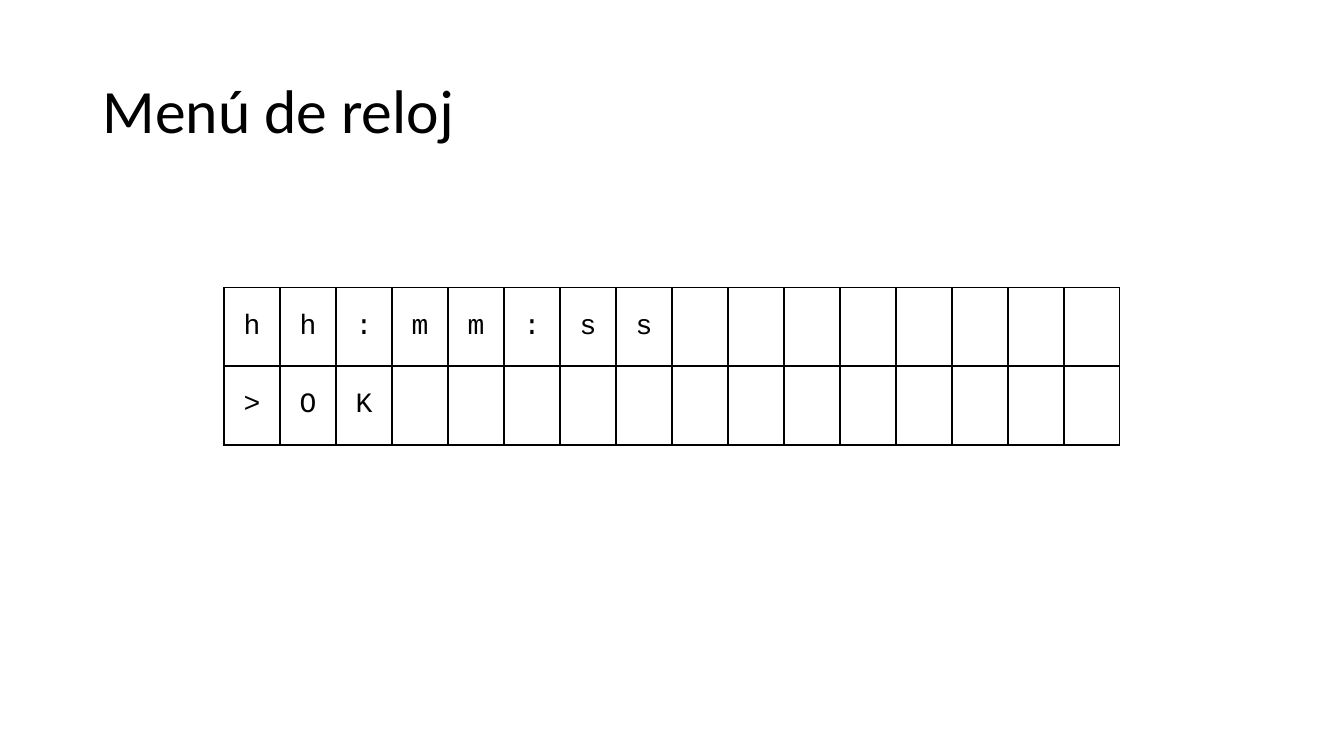
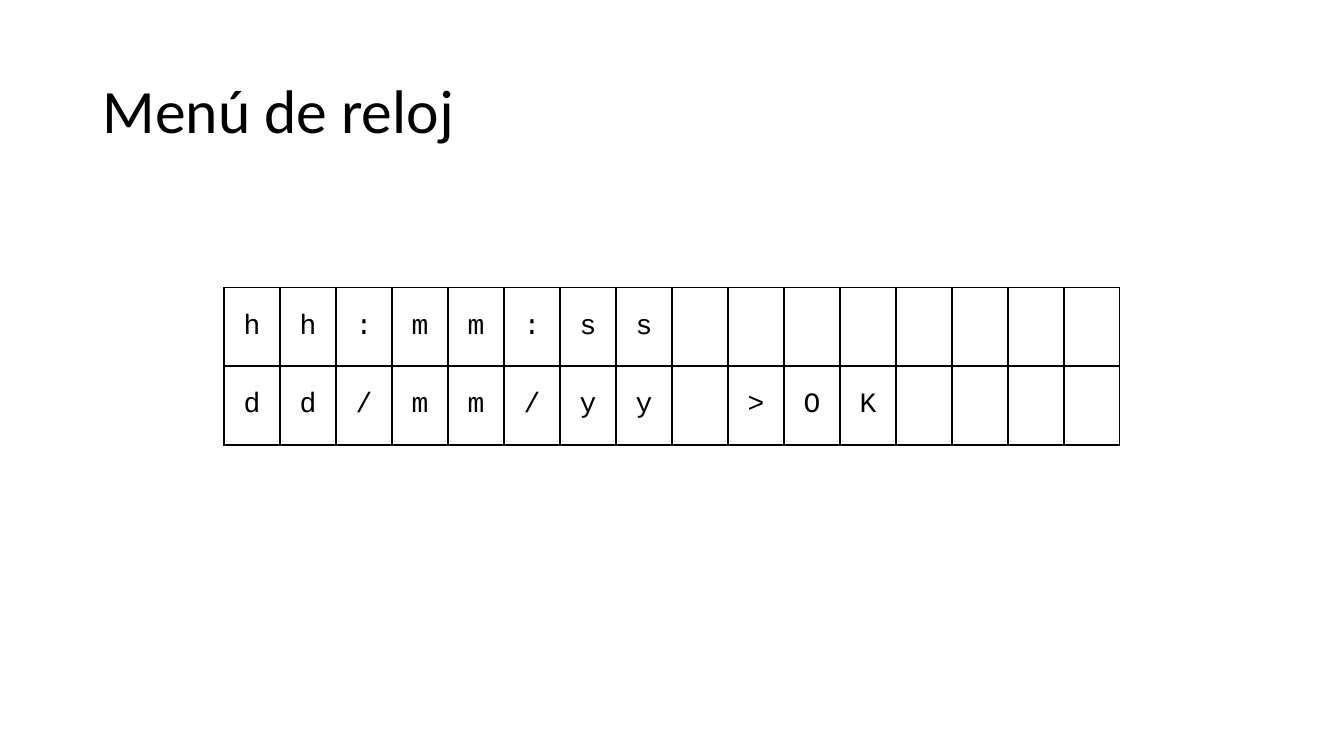
Before and after one commit to JaviHorta/firmware, a slide deck: slide 2 of menus sistema de alarma.pptx. Drawn at 1344x756 pixels with LibreOffice and Linux fonts; fonts in the diff are those of the drawing. Boxes give left, top, right and bottom in pixels: in the first picture for what was removed or moved away, otherwise in the second. Text is boxed around its words. In the diff, an @@ line names an element or a change of style, - is before the commit and + after.

```diff
--- a/menus sistema de alarma.pptx
+++ b/menus sistema de alarma.pptx
@@ table at <box>224,287,1127,445</box> @@
-row 2: > | O | K |  |  |  |  |  |  |  |  |  |  |  |  | 
+row 2: d | d | / | m | m | / | y | y |  | > | O | K |  |  |  | 
```
Also in this commit, not shown: 3 slides added, 2 other files.
